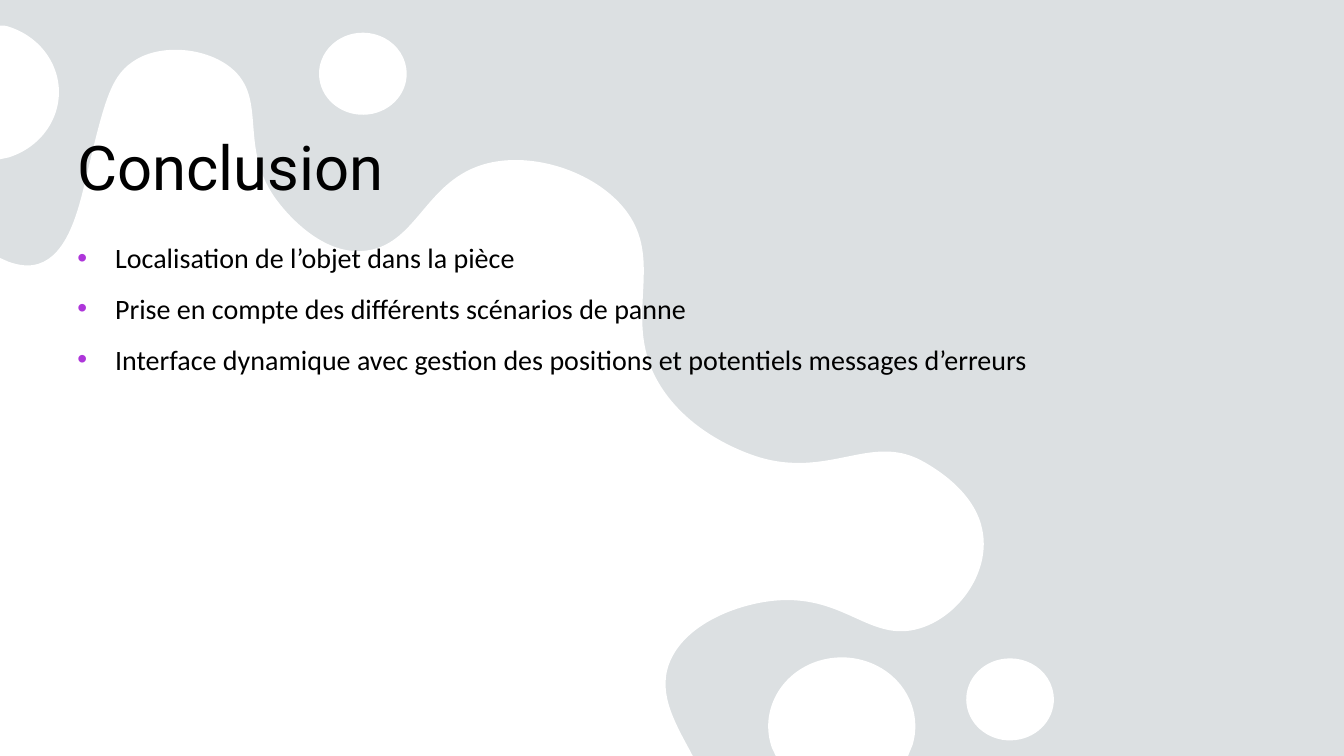
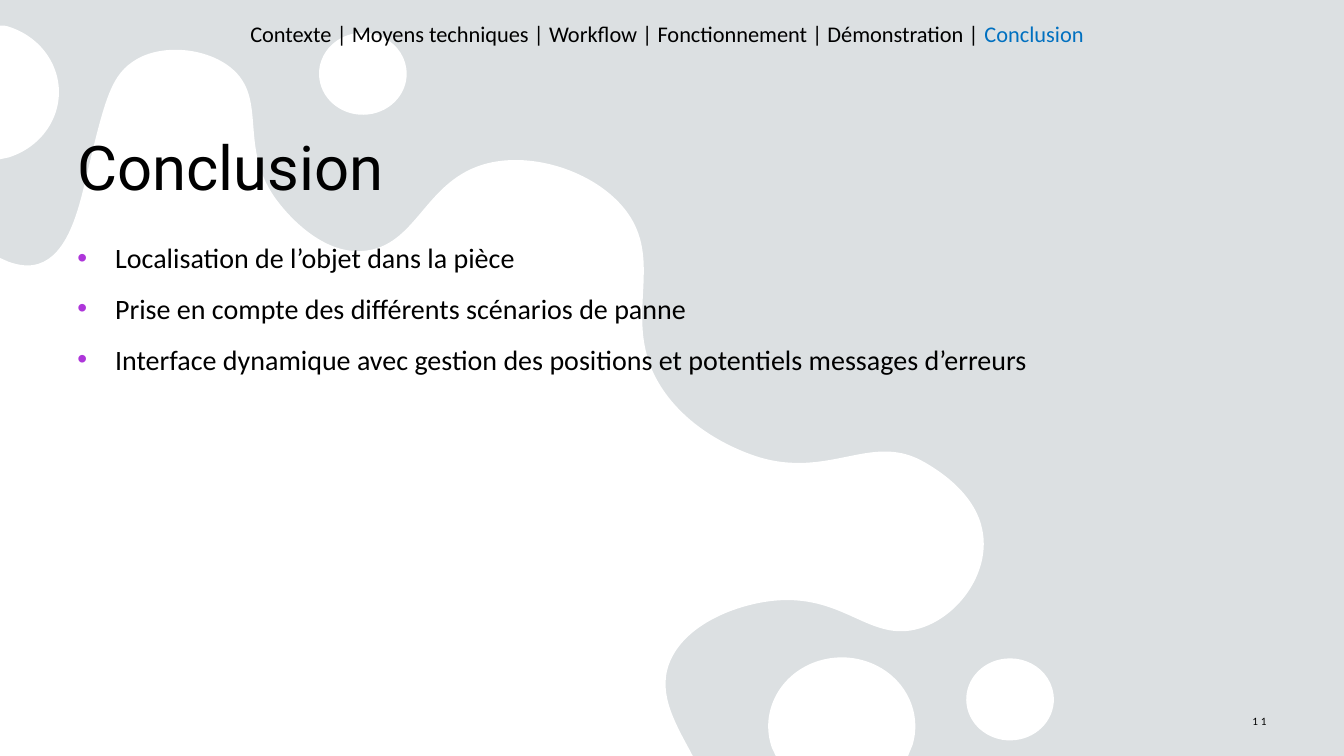
Before and after one commit to lberjaud/SAE24, a slide deck: slide 11 of Diagram/SAE24 Présentation.pptx (slide 10 before the commit). Drawn at 1344x756 pixels with LibreOffice and Linux fonts; fonts in the diff are those of the drawing. Boxes give left, top, right and bottom in pixels: in the first picture for what was removed or moved away, otherwise in the second. Text is boxed around its words. In the diff, an @@ line names an element or a change of style, - is before the commit and + after.

```diff
--- a/Diagram/SAE24 Présentation.pptx
+++ b/Diagram/SAE24 Présentation.pptx
@@ text added at (250,26,1083,46), 16 pt, text #000000 @@
+Contexte | Moyens techniques | Workflow | Fonctionnement | Démonstration | Conclusion
@@ page number added at (1252,718,1266,725), 8 pt, text #000000 @@
+11
```
Also in this commit, not shown: 8 other slides changed, 2 slides added, 1 slide removed, 1 other file.
